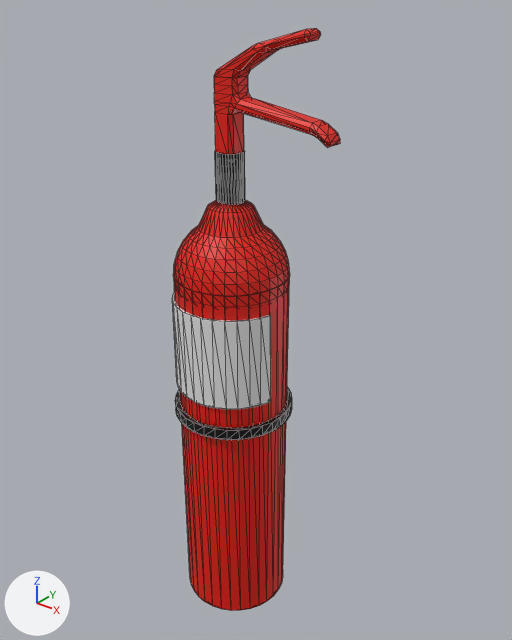
What one commit did to the glTF model src/assets/extintor.gltf.
Camera for both pictures: a 50 mm camera at (1.085, -1.259, 1.692) aimed at (0.047, 0.039, 0.887). The lights are fixed; the arrows at lower left show +X, +Y and +Z. Mesh edges are drawn as thin lines. Where no turn or scale is listed for an object, it has been applied to the vertices. Vertices at the same position are counted once.
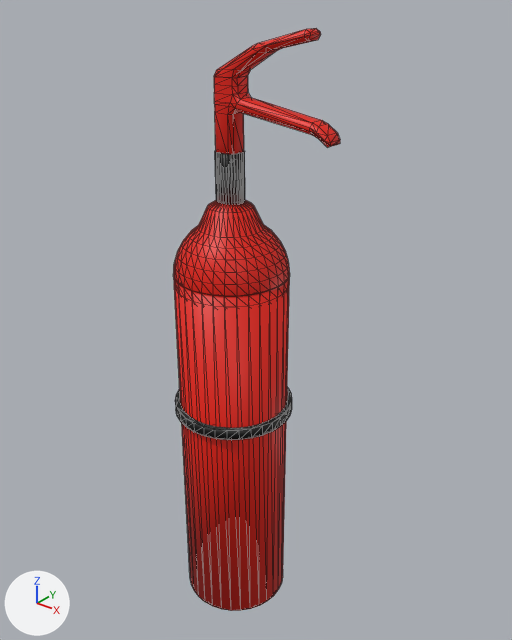
What differs and where, as boxes (x1, y1, x2, y2) in the pictures (512 x 640 px):
```json
{"object": "Cube", "change": "reshaped", "before": [172, 28, 340, 611], "after": [173, 28, 340, 611]}
{"part": 1, "of": "me_cube_001", "change": "deleted", "before": [172, 293, 271, 409]}
```

The change, as JSON lines over the scene's bpy script:
```json
{"block": "me_cube_001", "where": "# used by ob_cube; location = (0.015, -0.004, 1.037)"}
{"op": "remove", "block": "me_cube_001", "code": "me_cube_001.from_pydata(...)  # 840 vertices, 1656 faces; spans x -0.17..0.27, y -0.16..0.16, z -1.03..0.56"}
{"op": "add", "block": "me_cube_001", "code": "me_cube_001.from_pydata(...)  # 810 vertices, 1600 faces; spans x -0.17..0.27, y -0.16..0.16, z -1.03..0.56"}
{"block": "me_cube_001", "change": "me_cube_001 part 1: the loose piece of 30 vertices spanning x -0.16..0.13, y -0.15..-0.03, z -0.33..-0.08 is deleted"}
{"block": "me_cube_001", "change": "me_cube_001 part 2: the surface is now shaded smooth"}
{"op": "remove", "block": "me_cube_001", "code": "me_cube_001.materials.append(mat_material_005)  # white #e7e7e7"}
```
